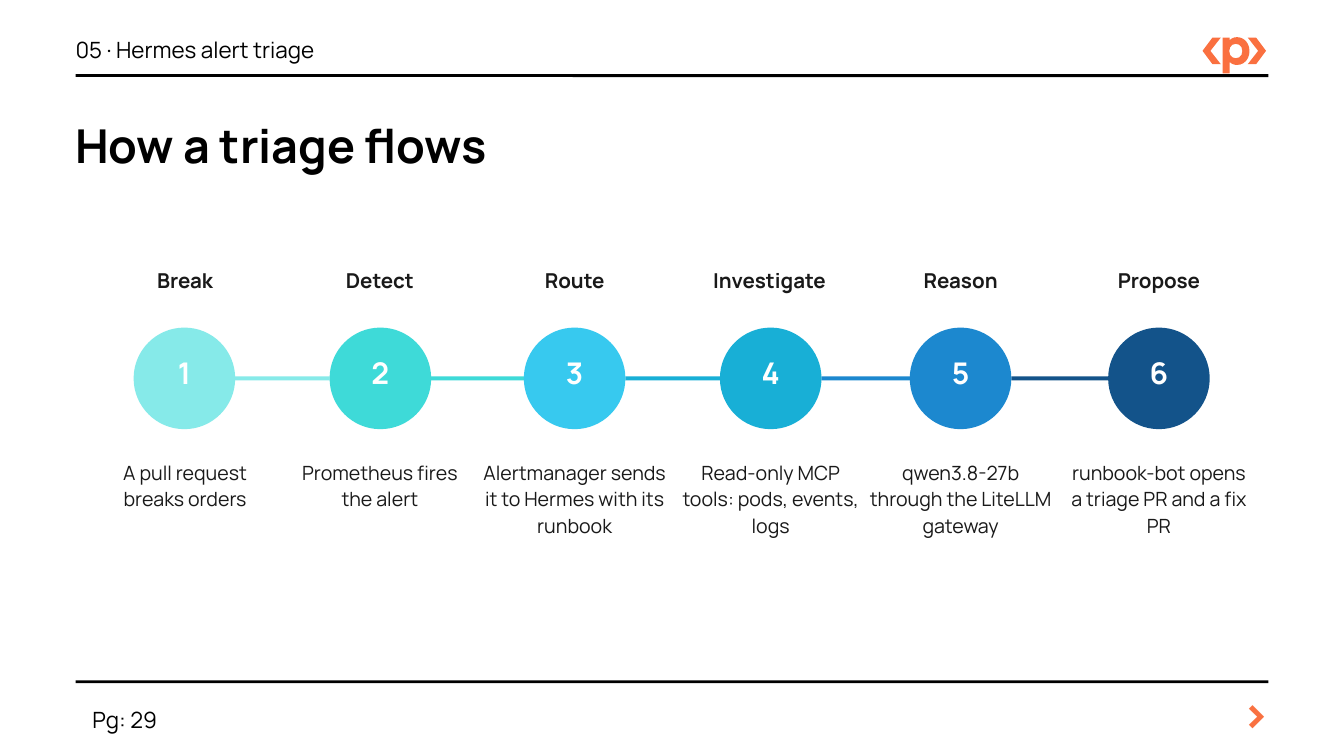
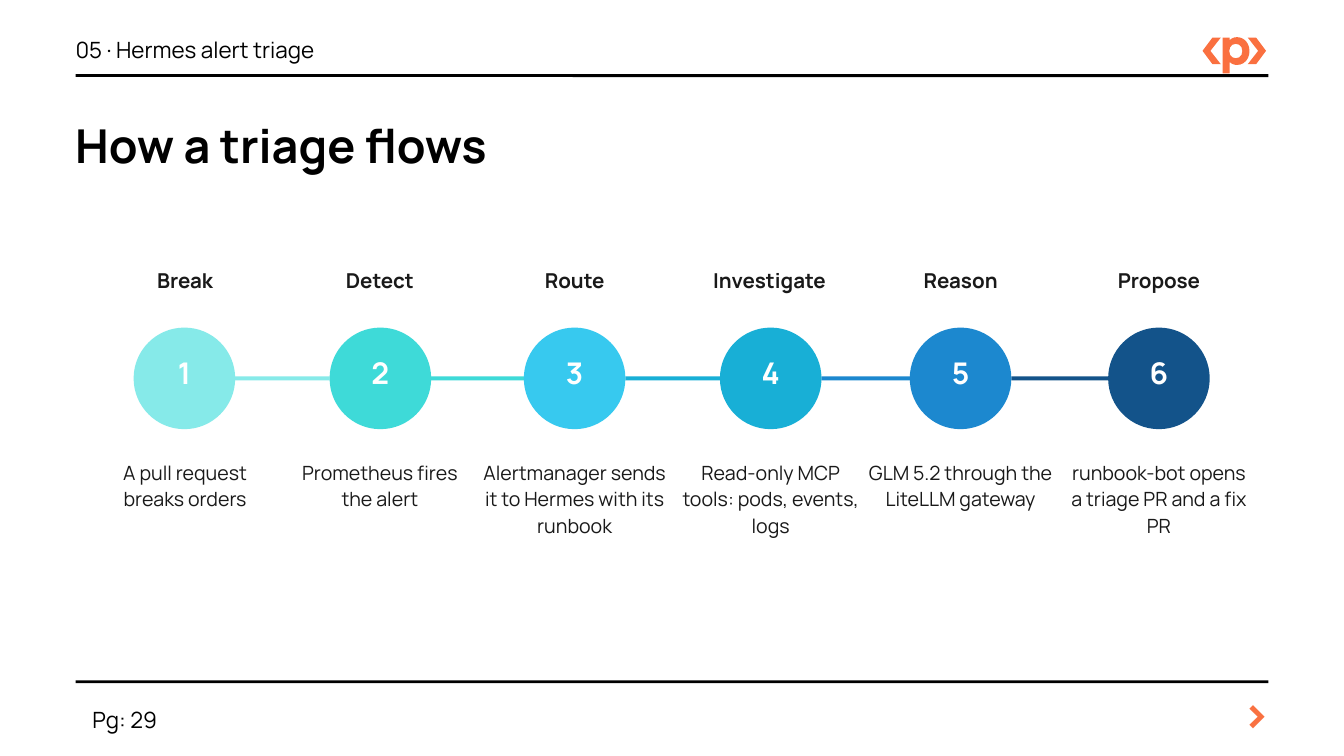
Before and after one commit to focuslight-nr/agentic-idp-packt, a slide deck: slide 29 of slides/agentic-idp-workshop.pptx. Drawn at 1344x756 pixels with LibreOffice and Linux fonts; fonts in the diff are those of the drawing. Boxes give left, top, right and bottom in pixels: in the first picture for what was removed or moved away, otherwise in the second. Text is boxed around its words. In the diff, an @@ line names an element or a change of style, - is before the commit and + after.

Commit message:
docs(slides): name GLM 5.2 as the model behind the gateway (#13)

```diff
--- a/slides/agentic-idp-workshop.pptx
+++ b/slides/agentic-idp-workshop.pptx
@@ text at (x1=869, y1=465, x2=1052, y2=511): text changed @@
-qwen3.8-27b through the LiteLLM gateway
+GLM 5.2 through the LiteLLM gateway
```
Also in this commit, not shown: 1 other file.
